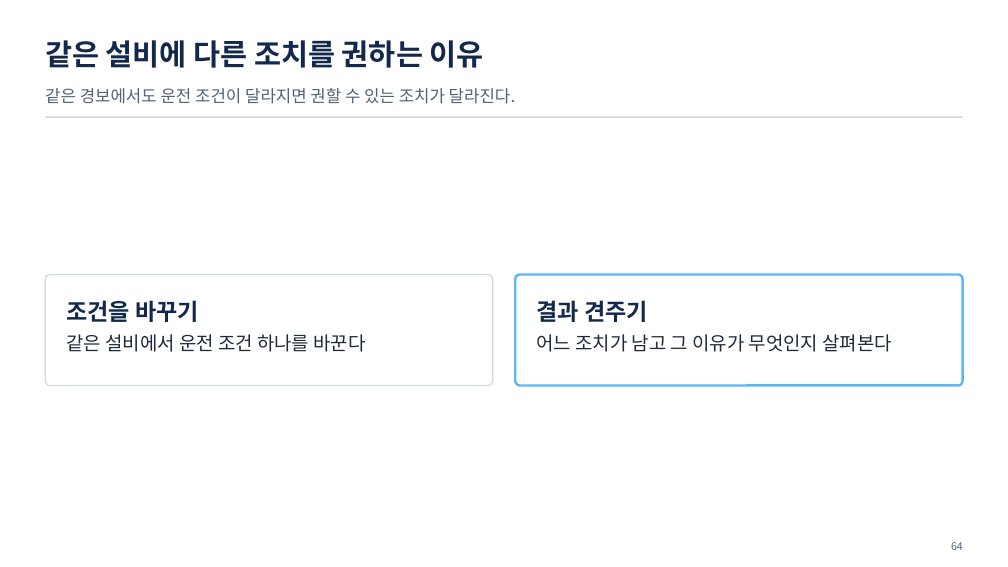
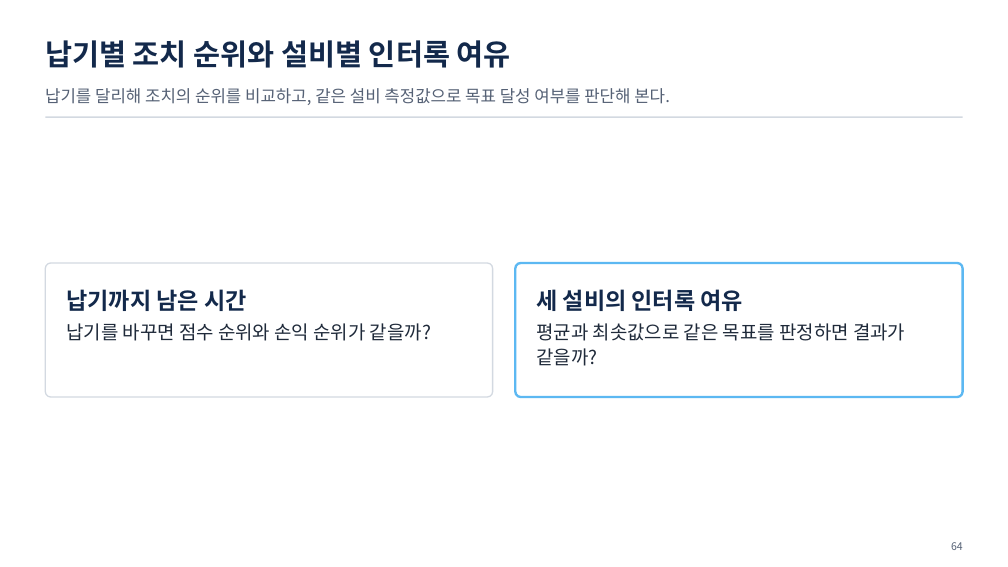
Before and after one commit to uengine-oss/hyd-iot-edu, a slide deck: slide 64 of workspace/강의제작/산출물/통합반/이론/03회차/통합반_03일차.pptx. Drawn at 1008x567 pixels with LibreOffice and Linux fonts; fonts in the diff are those of the drawing. Boxes give left, top, right and bottom in pixels: in the first picture for what was removed or moved away, otherwise in the second. Text is boxed around its words. In the diff, an @@ line names an element or a change of style, - is before the commit and + after.

Commit message:
통합반 3회차 63~64장 납기·인터록 비교를 실습 녹화와 대조하고 소개 및 쉼 확정

```diff
--- a/workspace/강의제작/산출물/통합반/이론/03회차/통합반_03일차.pptx
+++ b/workspace/강의제작/산출물/통합반/이론/03회차/통합반_03일차.pptx
@@ text at bbox=[45, 40, 511, 68]: text changed @@
-같은 설비에 다른 조치를 권하는 이유
+납기별 조치 순위와 설비별 인터록 여유
@@ text at bbox=[45, 88, 670, 105]: text changed @@
-같은 경보에서도 운전 조건이 달라지면 권할 수 있는 조치가 달라진다.
+납기를 달리해 조치의 순위를 비교하고, 같은 설비 측정값으로 목표 달성 여부를 판단해 본다.
@@ rounded rectangle: place and size @@
-rounded rectangle at bbox=[45, 274, 493, 386]
+rounded rectangle at bbox=[45, 263, 493, 397]
@@ rounded rectangle: place and size @@
-rounded rectangle at bbox=[516, 274, 963, 386]
+rounded rectangle at bbox=[516, 263, 963, 397]
@@ text at bbox=[66, 289, 431, 341]: text changed @@
-조건을 바꾸기
-같은 설비에서 운전 조건 하나를 바꾼다
+납기까지 남은 시간
+납기를 바꾸면 점수 순위와 손익 순위가 같을까?
@@ text at bbox=[536, 289, 905, 366]: text changed @@
-결과 견주기
-어느 조치가 남고 그 이유가 무엇인지 살펴본다
+세 설비의 인터록 여유
+평균과 최솟값으로 같은 목표를 판정하면 결과가 같을까?
```
Also in this commit, not shown: 1 other slide changed, 16 other files.
